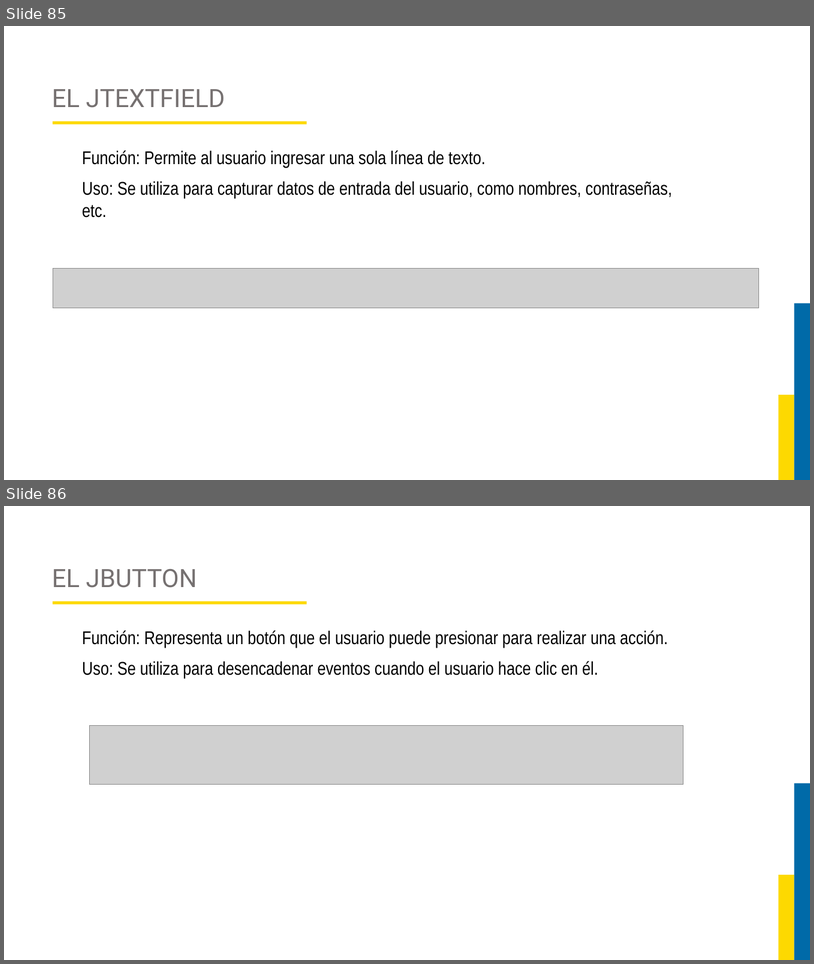
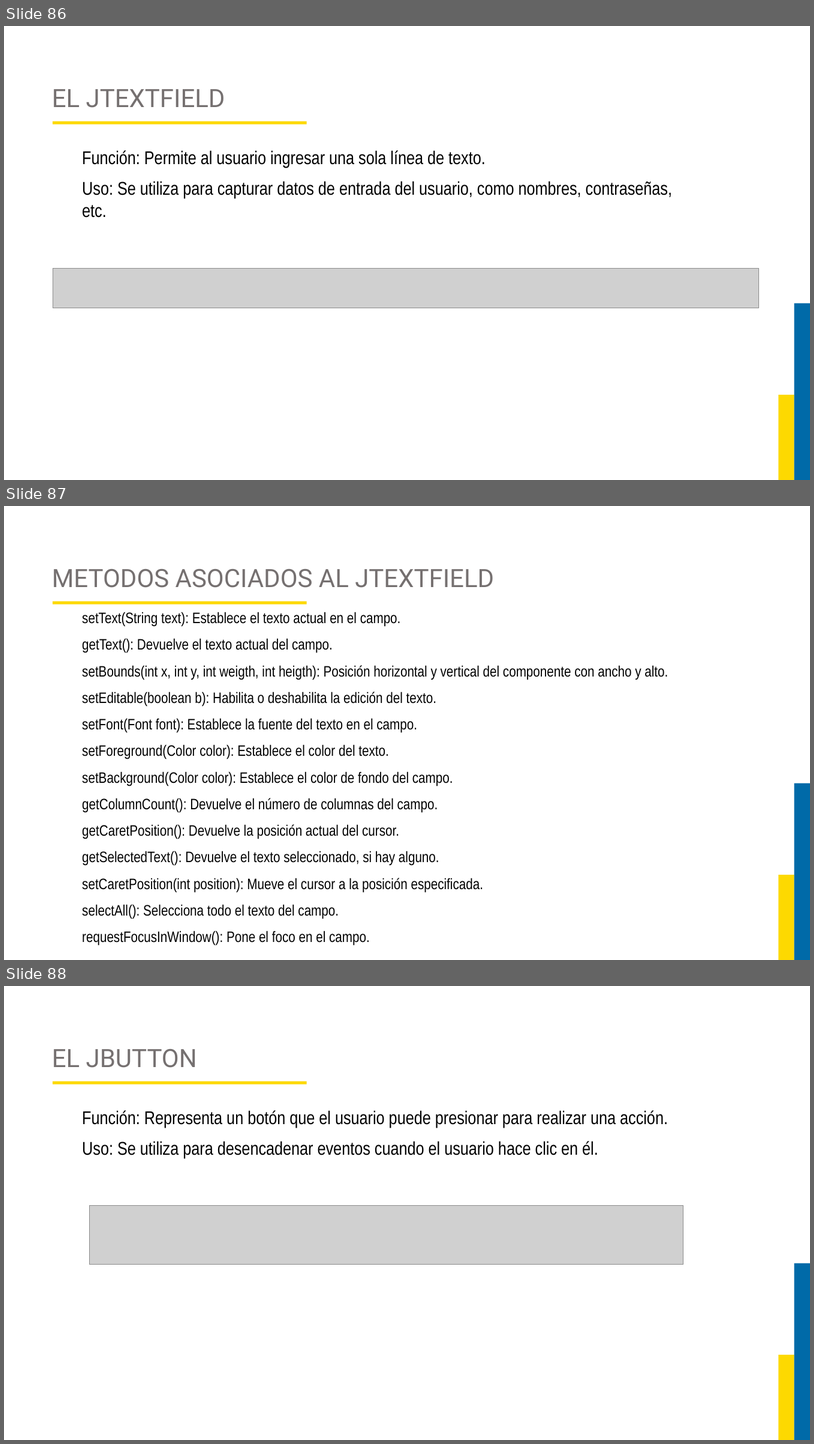
Before and after one commit to JorgeAlejandroAguirreGutierrez/proyecto-luis, a slide deck: Curso Programacion Orientada a Objetos/DIAPOSITIVAS POO.pptx. Shown one above the other, each under a label of ours: slides 85 and 86 before the commit, slides 86, 87 and 88 after it. The pictures are 814x964 and 814x1444 pixels, drawn with LibreOffice and Linux fonts; fonts in the diff are those of the drawing; grey boxes stand for pictures; background and template pictures are left out. Boxes give left, top, right and bottom in pixels: in the first picture for what was removed or moved away, otherwise in the second. Text is boxed around its words. In the diff, an @@ line names an element or a change of style, - is before the commit and + after.

```diff
--- a/Curso Programacion Orientada a Objetos/DIAPOSITIVAS POO.pptx
+++ b/Curso Programacion Orientada a Objetos/DIAPOSITIVAS POO.pptx
@@ slide 87 added at <box>4,506,810,960</box>, background #FFFFFF; not listed: 2 template elements that a slide beside it also shows @@
@@ title added at <box>52,569,494,588</box>, 30 pt, text #757070 @@
+METODOS ASOCIADOS AL JTEXTFIELD
@@ rectangle added at <box>53,601,306,604</box>, fill #FDD901 @@
@@ text added at <box>82,612,668,945</box>, 18 pt, text #000000 @@
+setText(String text): Establece el texto actual en el campo.
+getText(): Devuelve el texto actual del campo.
+setBounds(int x, int y, int weigth, int heigth): Posición horizontal y vertical del componente con ancho y alto.
+setEditable(boolean b): Habilita o deshabilita la edición del texto.
+setFont(Font font): Establece la fuente del texto en el campo.
+setForeground(Color color): Establece el color del texto.
+setBackground(Color color): Establece el color de fondo del campo.
+getColumnCount(): Devuelve el número de columnas del campo.
+getCaretPosition(): Devuelve la posición actual del cursor.
+getSelectedText(): Devuelve el texto seleccionado, si hay alguno.
+setCaretPosition(int position): Mueve el cursor a la posición especificada.
+selectAll(): Selecciona todo el texto del campo.
+requestFocusInWindow(): Pone el foco en el campo.
@@ what was slide 85 is now slide 86 @@
@@ what was slide 86 is now slide 88 @@
```
Also in this commit, not shown: 4 slides changed, 3 other slides added, 10 other files.
